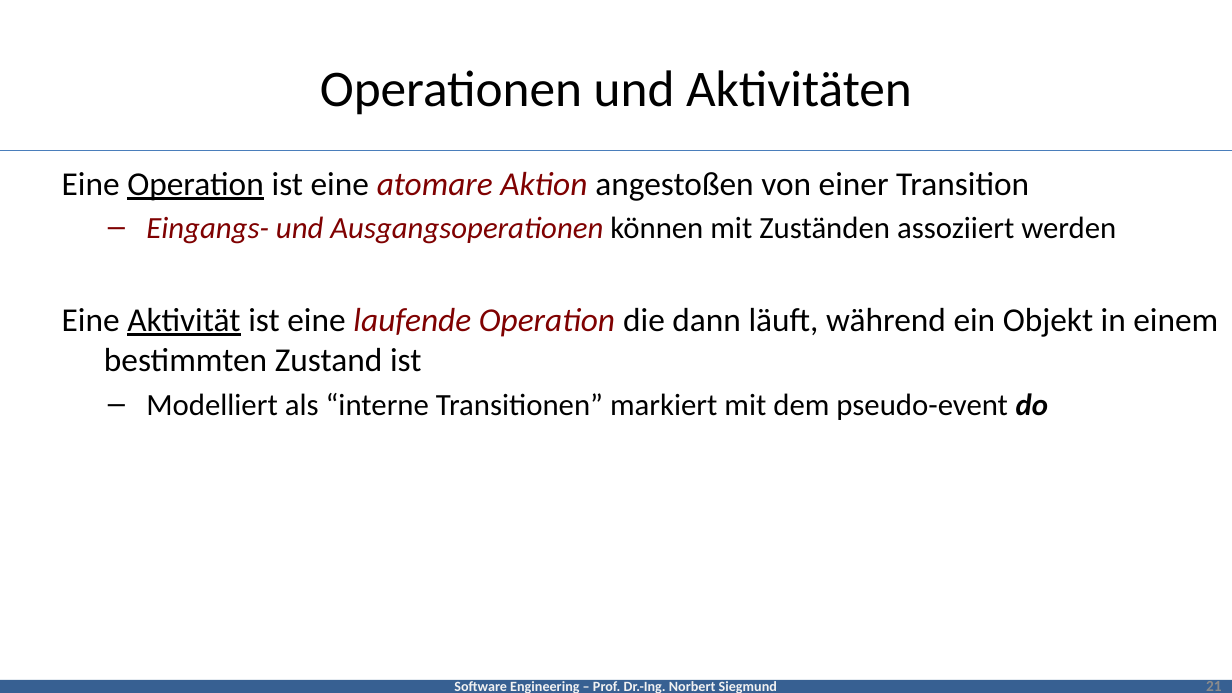
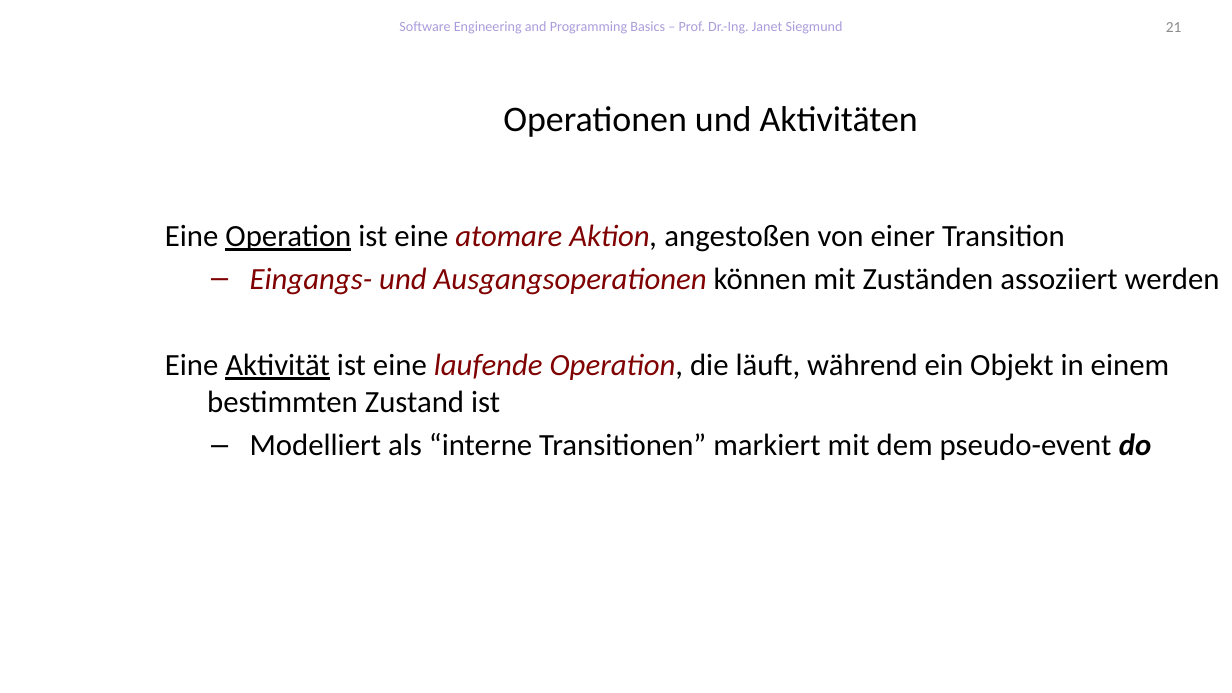
Before and after one commit to feigensp/lehre, a slide deck: slide 21 of se/slides/04_UML_Behaviour.pptx. Drawn at 1232x693 pixels with LibreOffice and Linux fonts; fonts in the diff are those of the drawing; background and template pictures are left out. Boxes give left, top, right and bottom in pixels: in the first picture for what was removed or moved away, otherwise in the second. Text is boxed around its words. In the diff, an @@ line names an element or a change of style, - is before the commit and + after.

Commit message:
Finished UML

```diff
--- a/se/slides/04_UML_Behaviour.pptx
+++ b/se/slides/04_UML_Behaviour.pptx
@@ text added at (399,21,843,33), 11 pt, text #AB9DDB @@
+Software Engineering and Programming Basics – Prof. Dr.-Ing. Janet Siegmund
@@ page number: place and size @@
-page number at (1206,678,1222,691)
+page number at (1166,22,1182,32)
@@ title "Operationen und Aktivitäten": place and size @@
-title "Operationen und Aktivitäten" at (320,70,912,115)
+title "Operationen und Aktivitäten" at (503,106,918,137)
@@ title "Operationen und Aktivitäten" at (503,106,918,137): size 40 to 28 pt @@
@@ line removed from (0, 150) to (1232, 150) @@
@@ text at (165,224,1065,252): text changed; size 26 to 24 pt @@
-Eine Operation ist eine atomare Aktion angestoßen von einer Transition
+Eine Operation ist eine atomare Aktion, angestoßen von einer Transition
@@ text "Eine Operation ist eine atomare ...": place and size @@
-text "Eine Operation ist eine atomare ..." at (62,172,1218,420)
+text "Eine Operation ist eine atomare ..." at (165,224,1220,460)
@@ text at (165,353,1169,413): text changed; size 26 to 24 pt @@
-Eine Aktivität ist eine laufende Operation die dann läuft, während ein Objekt in einem bestimmten Zustand ist
+Eine Aktivität ist eine laufende Operation, die läuft, während ein Objekt in einem bestimmten Zustand ist
@@ rectangle removed at (0,680,1232,693) @@
-Software Engineering – Prof. Dr.-Ing. Norbert Siegmund
```
Also in this commit, not shown: 13 other slides changed, 1 slide added, 1 slide removed.
